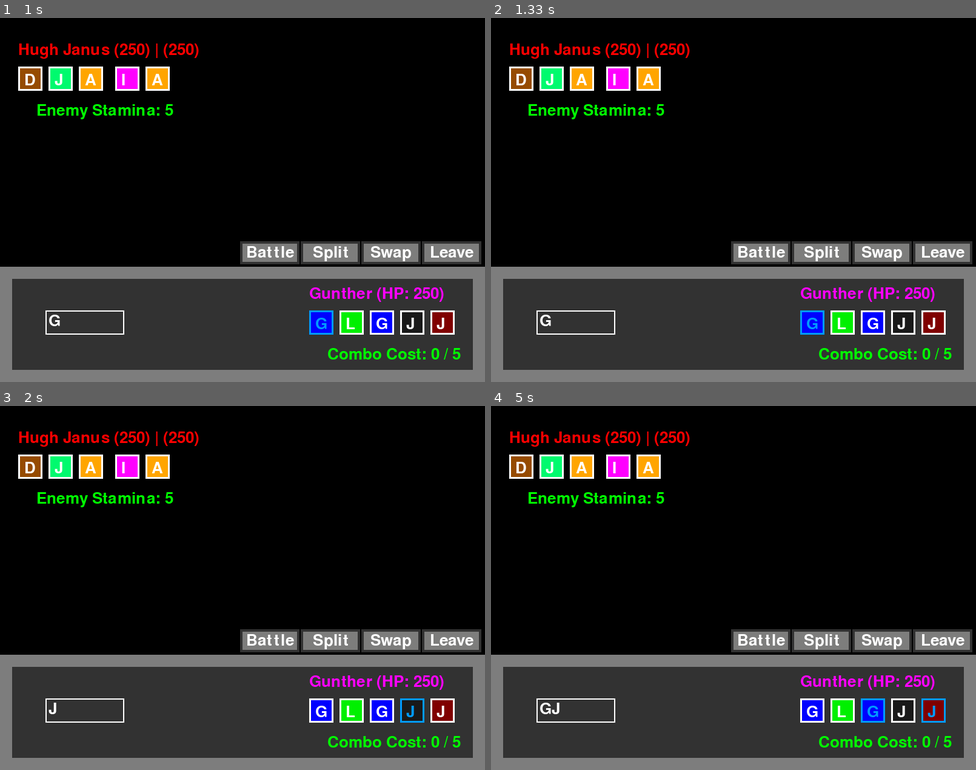
Above: before the commit, frames 1-4 (two rows, left to right).
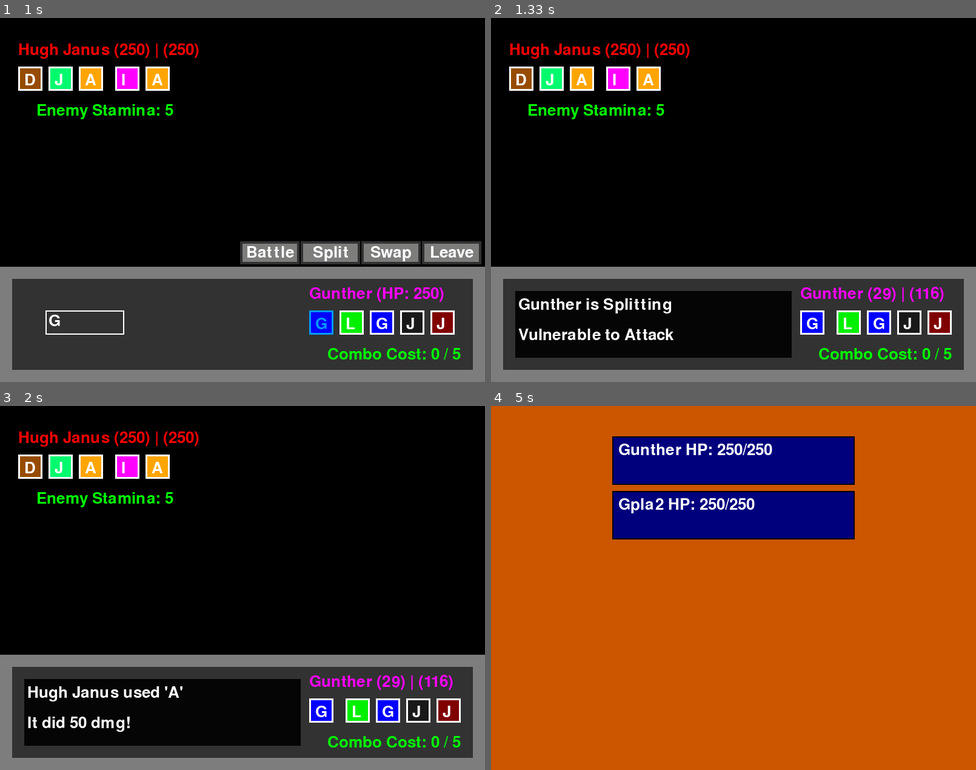
Above: after the commit, the same moments.

Repository: LWhite200/pygames
Game: pygame game, started from WordBound/WordBound.py
The game is run twice, just before and just after one commit, with the same random seed, the same clock (stepped at 60 frames per second) and the same inputs.
Inputs (mouse positions are in pixels of both pictures, inside the frame that each line leads up to):
- Up to frame 1 (1 s): click "G" at 0.38 s; press the mouse at (451, 250) at 0.7 s; move the mouse to (261, 221) at 0.8 s; release the mouse at (67, 189) at 0.93 s
- Up to frame 2 (1.33 s): press the mouse at (820, 250) at 1.03 s; move the mouse to (728, 196) at 1.13 s; release the mouse at (631, 141) at 1.27 s
- Up to frame 3 (2 s): press the mouse at (417, 711) at 1.37 s; move the mouse to (324, 715) at 1.47 s; release the mouse at (232, 719) at 1.6 s; press the mouse at (320, 711) at 1.7 s; move the mouse to (334, 602) at 1.8 s; release the mouse at (349, 500) at 1.93 s
- Up to frame 4 (5 s): press the mouse at (646, 467) at 2.03 s; move the mouse to (782, 460) at 2.13 s; release the mouse at (917, 453) at 2.27 s; press the mouse at (549, 467) at 2.37 s; move the mouse to (563, 486) at 2.47 s; release the mouse at (578, 507) at 2.6 s; press the mouse at (879, 711) at 2.7 s; move the mouse to (815, 675) at 2.8 s; release the mouse at (752, 638) at 2.93 s; press the mouse at (937, 711) at 3.03 s; move the mouse to (820, 704) at 3.13 s; release the mouse at (704, 700) at 3.27 s; click (655, 733) at 3.88 s; press the mouse at (908, 711) at 4.2 s; move the mouse to (864, 675) at 4.3 s; release the mouse at (820, 642) at 4.43 s; press the mouse at (942, 638) at 4.53 s; move the mouse to (849, 631) at 4.63 s; release the mouse at (762, 620) at 4.77 s; press the mouse at (883, 638) at 4.87 s; move the mouse to (772, 558) at 4.97 s

Frame 1 is identical in both runs. In frame 2, 15% of the frame differs, in the area x 5-100%, y 61-94%; in frame 3, 15%; in frame 4, 99%, in the area x 0-100%, y 0-100%.

Commit message:
Add files via upload

Diff:
--- a/WordBound/WordBound.py
+++ b/WordBound/WordBound.py
@@ -524,38 +524,7 @@
 def battleOptionButtons():
     global playX, playY
 
-    mouse_x, mouse_y = pygame.mouse.get_pos()
-    click = pygame.mouse.get_pressed()[0]
-
-    buttonNames = ['Battle', 'Split', 'Swap', 'Leave']
-    button_width = 90
-    button_height = 30
-    button_spacing = 10
-    border_radius = 1  # Adjust for roundness
-
-    for i, btn in enumerate(buttonNames):
-        rect_x = playX - 120 + i * (button_width + button_spacing)
-        rect_y = playY - 60
-        rect = pygame.Rect(rect_x, rect_y, button_width, button_height)
-
-        # Button color changes on hover
-        color = (25, 25, 25) if rect.collidepoint(mouse_x, mouse_y) else (125, 125, 124)
-        color2 = (25, 25, 25) if rect.collidepoint(mouse_x, mouse_y) else (50, 50, 50)
-
-        # Draw outline first
-        pygame.draw.rect(screen, color2, rect.inflate(8, 8), border_radius=border_radius)
-
-        # Draw button inside the outline
-        pygame.draw.rect(screen, color, rect, border_radius=border_radius)
-
-        # Render and center the text
-        text_surface = font.render(btn, True, WHITE)
-        text_rect = text_surface.get_rect(center=(rect_x + button_width // 2, rect_y + button_height // 2))
-        screen.blit(text_surface, text_rect)
-
-        # Handle Click Event (if needed)
-        if click and rect.collidepoint(mouse_x, mouse_y):
-            print(f"{btn} button clicked!")  # Replace with actual functionality
+
 
 # make buttons for splitting, switching, retreat?
 # screen to see your team
@@ -658,88 +627,110 @@
                                         else:
                                             player2.lets.remove(letter)
 
-
-                if event.button == 3:
-                    if sideSelect:
+        #-=-=-=-=-=-=-=-=-=-==-==-=-=-=-=-=-=-=-=-=
+        #-=-=-=-=-=-=-=-=-=-==-==-=-=-=-=-=-=-=-=-=
+        #-=-=-=-=-=-=-=-=-=-==-==-=-=-=-=-=-=-=-=-=
+
+        # pop the current dialog
+
+        # The move the player is choosing to make
+        if (sideSelect or playerChoose) and not curDialog:
+
+            mouse_x, mouse_y = pygame.mouse.get_pos()
+            click = pygame.mouse.get_pressed()[0]
+
+            buttonNames = ['Battle', 'Split', 'Swap', 'Leave'] if not sideSelect else ['Battle', 'Back']
+            button_width = 90
+            button_height = 30
+            button_spacing = 10
+            border_radius = 1  # roundness
+
+            for i, btn in enumerate(buttonNames):
+                rect_x = playX - 120 + i * (button_width + button_spacing)
+                rect_y = playY - 60
+                rect = pygame.Rect(rect_x, rect_y, button_width, button_height)
+                color = (25, 25, 25) if rect.collidepoint(mouse_x, mouse_y) else (125, 125, 124)
+                color2 = (25, 25, 25) if rect.collidepoint(mouse_x, mouse_y) else (50, 50, 50)
+                pygame.draw.rect(screen, color2, rect.inflate(8, 8), border_radius=border_radius)
+                pygame.draw.rect(screen, color, rect, border_radius=border_radius)
+                text_surface = font.render(btn, True, WHITE)
+                text_rect = text_surface.get_rect(center=(rect_x + button_width // 2, rect_y + button_height // 2))
+                screen.blit(text_surface, text_rect)
+                if click and rect.collidepoint(mouse_x, mouse_y):
+
+                    if btn == "Battle" and (player1.lets or (player2 and player2.lets)): #----------------------------------------------------------
+
+                        if sideSelect:# the aiming for side select, which letter's need which side----------
+                            if ((not player1.lets or (SSC[0] or SSC[1])) and (not (player2 and player2.lets) or (SSC[2] or SSC[3]))):
+                                if not (player2 and player2.lets) or (SSC[2] or SSC[3]):
+                                    sideSelect = False
+                                    playerChoose = False
+                        else:
+
+                            stamina_cost = player1.calculate_combo_stamina_cost()
+                            if stamina_cost <= player1.comboStamina:
+                                playerChoose = False
+                                if (player1.lets or (player2 and player2.lets)) and enemy2:
+                                    sideSelect = True
+                    elif btn == "Battle":
+                        curDialog.append("No letters selected!")
+                        curDialog.append("Try Again")
+
+                    elif btn == "Split" and (player1.lets and not player2): #----------------------------------------------------------
+
+                        curDialog.append(f"{player1.name} is Splitting ")
+                        curDialog.append("Vulnerable to Attack")
+
+                        listBySpeed = [] # let enemy attack first
+
+                        if enemy:
+                            enemy.lets = enemy_choose_letters(enemy)
+                            listBySpeed.append((enemy, player1, True, False))
+                        if enemy2:
+                            enemy2.lets = enemy_choose_letters(enemy2)
+                            listBySpeed.append((enemy2, player1, True, True))
+                        for person, target, isTargPlayer, TargRightSide in listBySpeed:
+                            doCurTurn(person, target, isTargPlayer, TargRightSide)
+
+                        if player1.curHP > 1:
+                            playerChoose = False # player chose to split (power of letter H)
+                            playerSplit = True
+                            separateDeity()
+
+                            curDialog.append(f"{player1.name}'s Split successful")
+                            curDialog.append("")
+                        else:
+                            curDialog.append("Split failed")
+                            curDialog.append(f"{player1.name}'s hp too low")
+
+                    elif btn == "Split":
+                        if player2:
+                            curDialog.append("Cannot Split Again")
+                            curDialog.append("")
+                        else:
+                            curDialog.append("Please select letters")
+                            curDialog.append("to become team.")
+
+                    elif btn == 'Swap':
+                        showSwitchMenu = True # very simple
+
+                    elif btn == 'Back':
                         sideSelect = False
                         playerChoose = True
-
-
-            elif event.type == pygame.KEYDOWN:
-
-                # ---SPLIT-----------------------------------------------------------------------------------------------------
-                 # ---SPLIT-----------------------------------------------------------------------------------------------------
-                if event.key == pygame.K_TAB and len(player1.lets) > 0 and not player2 and not sideSelect and not showSwitchMenu:  # player1.lists[-1].name == "H" and
-
-                    # let enemy attack first
-                    listBySpeed = []
-
-                    if enemy:
-                        enemy.lets = enemy_choose_letters(enemy)
-                        listBySpeed.append((enemy, player1, True, False))
-                    if enemy2:
-                        enemy2.lets = enemy_choose_letters(enemy2)
-                        listBySpeed.append((enemy2, player1, True, True))
-                    for person, target, isTargPlayer, TargRightSide in listBySpeed:
-                        doCurTurn(person, target, isTargPlayer, TargRightSide)
-
-                    playerChoose = False # player chose to split (power of letter H)
-                    playerSplit = True
-                    separateDeity()
-
-
-
-
-                if event.key == pygame.K_LSHIFT or event.key == pygame.K_RSHIFT :
-                    # player1.lets.remove(letter)--------------the player stores the currently selected letters
-                    showSwitchMenu = not showSwitchMenu
-
-                # [SPACE]
-                if (event.key == pygame.K_RETURN or event.key == pygame.K_SPACE) and not showSwitchMenu:
-
-                    if curDialog:
-                        curDialog.pop(0)
-                        if curDialog:
-                            curDialog.pop(0)
-
-                    # the aiming for side select, which letter's need which side----------
-                    elif sideSelect:
-                        # probably not the best way
-
-                        # check not None/null
-                        # perhaps check if .lets not null and contains 'a' or 'b'?????????
-                        if ((not player1.lets or (SSC[0] or SSC[1])) and (not (player2 and player2.lets) or (SSC[2] or SSC[3]))):
-                            if not (player2 and player2.lets) or (SSC[2] or SSC[3]):
-                                sideSelect = False
-                                playerChoose = False
-
-
-                    else:
-                        # Calculate stamina cost for the selected letters
-                        stamina_cost = player1.calculate_combo_stamina_cost()
-
-                        if stamina_cost <= player1.comboStamina:
-                            # If more than 1 letter is selected and enough stamina
-                            playerChoose = False
-
-                            if (player1.lets or (player2 and player2.lets)) and enemy2:
-                                sideSelect = True
+                        curDialog.append("Player Went back")
+                        curDialog.append("")
+
+        #-=-=-=-=-=-=-=-=-=-==-==-=-=-=-=-=-=-=-=-=
+        #-=-=-=-=-=-=-=-=-=-==-==-=-=-=-=-=-=-=-=-=
+        #-=-=-=-=-=-=-=-=-=-==-==-=-=-=-=-=-=-=-=-=
 
         draw_dialog()
 
         # Combate move decided ---END TURN---
         if not playerChoose and not curDialog and not sideSelect and not showSwitchMenu:
-            if playerSplit:
-
-                # Let enemy attack the player???
-
-                player1.lets = []
-                player2.lets = []
-                playerSplit = False
-
 
             # Player has their words and also which target to hit -----------------
-            elif player1.lets or (player2 and player2.lets):
+            if player1.lets or (player2 and player2.lets):
 
                 # Randomize enemy attack
                 enemy.lets = enemy_choose_letters(enemy)
@@ -773,10 +764,6 @@
 
 
                 SSC = [None, None, None, None]
-
-            else:
-                curDialog.append("No letters selected!")
-                curDialog.append("Try Again")
 
             playerChoose = True  # Reset for the next turn
 
